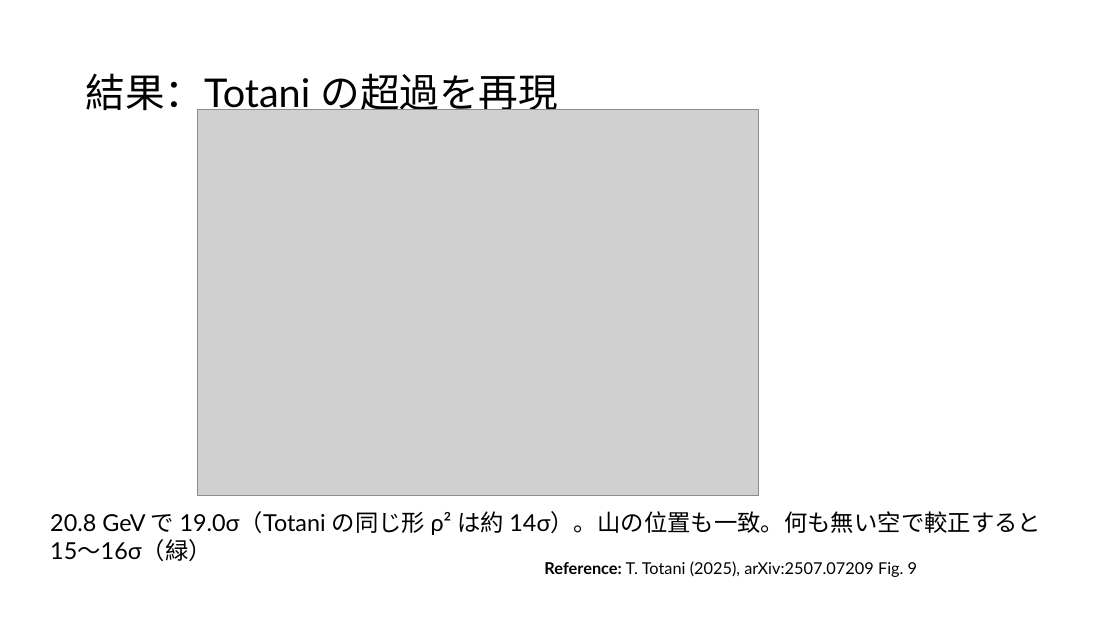
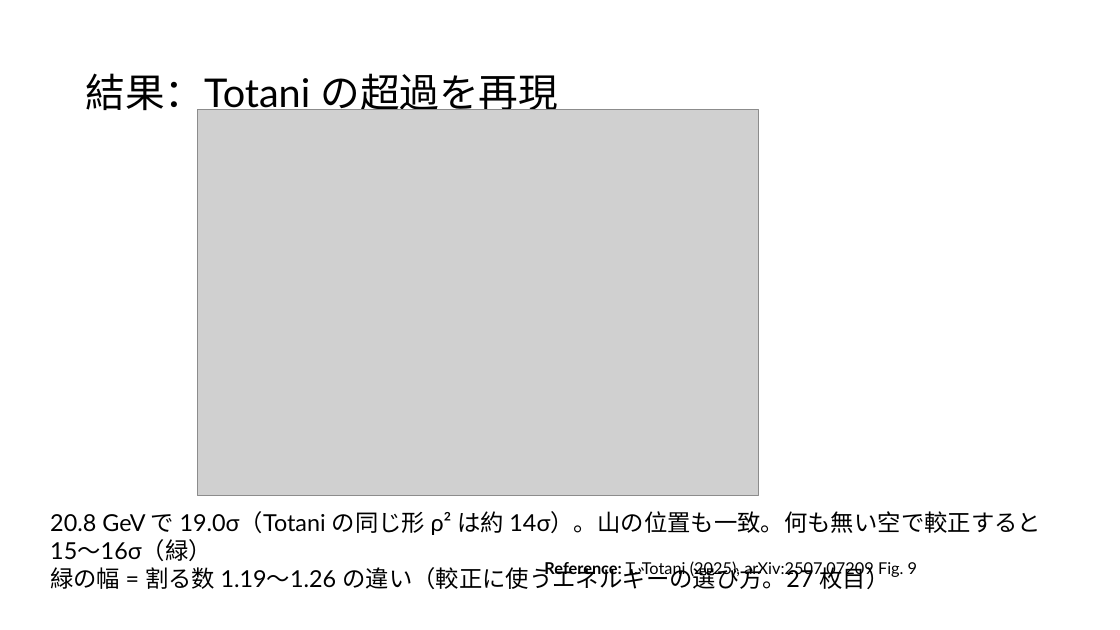
Before and after one commit to Mikann20041029/darkmatter-slides, a slide deck: slide 18 of slides/2026-10-03_研究進捗報告_claude_夕方版.pptx. Drawn at 1120x630 pixels with LibreOffice and Linux fonts; fonts in the diff are those of the drawing; grey boxes stand for pictures. Boxes give left, top, right and bottom in pixels: in the first picture for what was removed or moved away, otherwise in the second. Text is boxed around its words. In the diff, an @@ line names an element or a change of style, - is before the commit and + after.

Commit message:
slides: 本人の編集版を更新 (10-05 02:38)

```diff
--- a/slides/2026-10-03_研究進捗報告_claude_夕方版.pptx
+++ b/slides/2026-10-03_研究進捗報告_claude_夕方版.pptx
@@ text at bbox=[50, 563, 890, 589]: paragraph added @@
+緑の幅 = 割る数 1.19〜1.26 の違い（較正に使うエネルギーの選び方。27 枚目）
```
